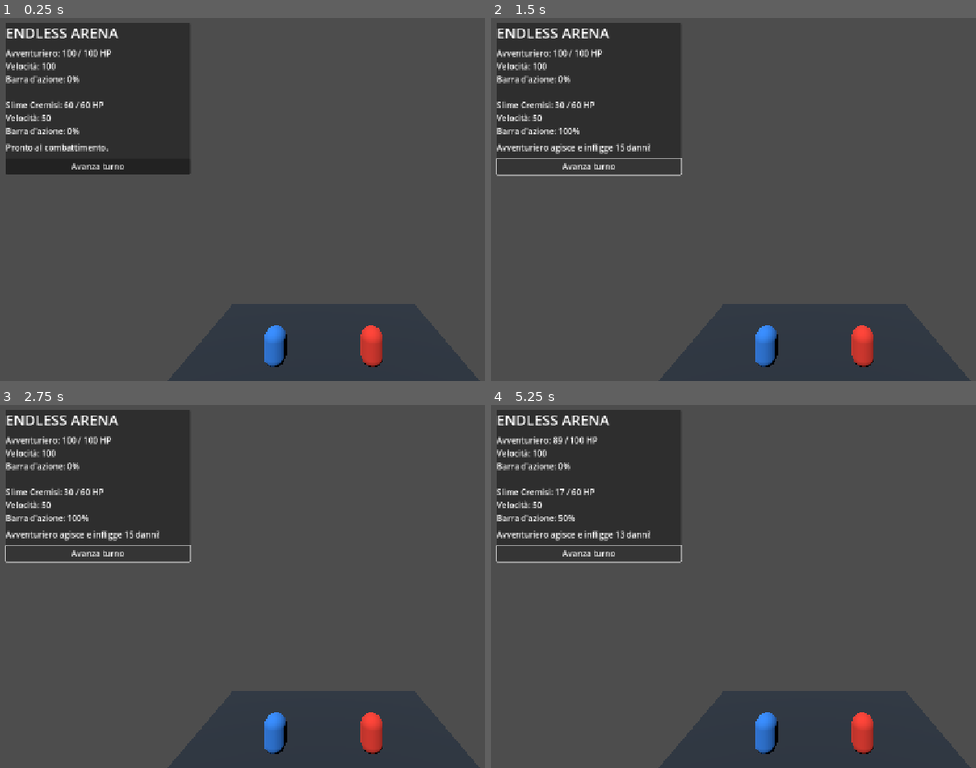
Above: before the commit, frames 1-4 (two rows, left to right).
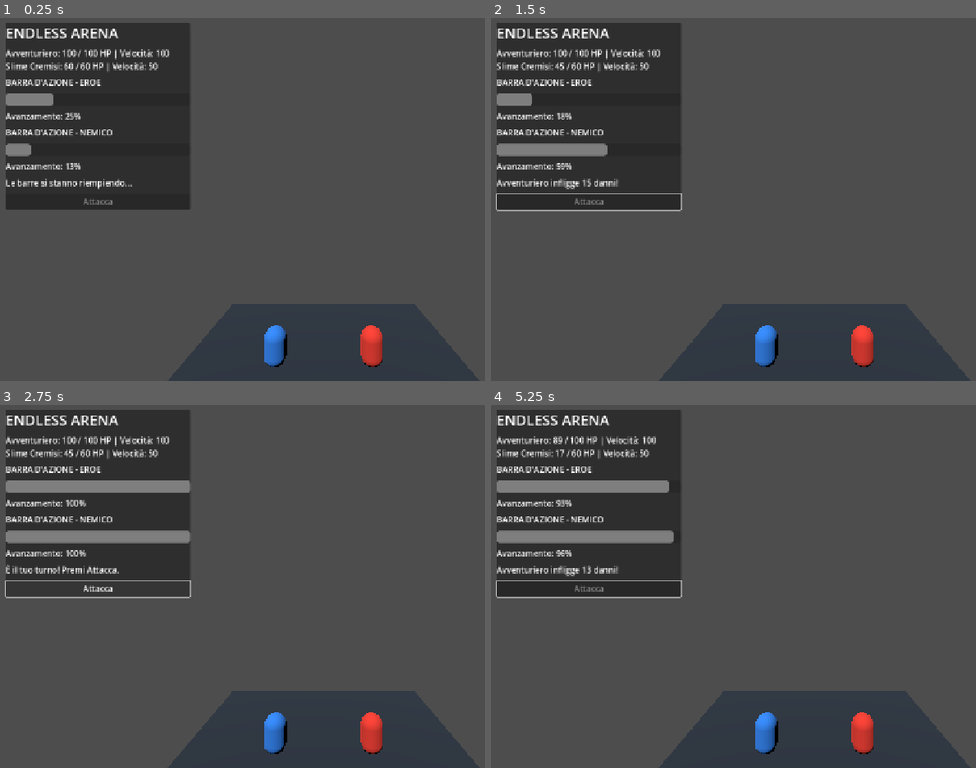
Above: after the commit, the same moments.

Repository: konakona185-gif/Super-spork-K7-school
Game: Godot game, scene res://scenes/main.tscn
The game is run twice, just before and just after one commit, with the same random seed, the same clock (stepped at 60 frames per second) and the same inputs.
Inputs (mouse positions are in pixels of both pictures, inside the frame that each line leads up to):
- Up to frame 1 (0.25 s): no input
- Up to frame 2 (1.5 s): click (588, 166) at 0.5 s, where only the run before the commit has a clickable "Avanza turno"; click "Avanza turno" (after the commit: "Attacca") at 1.25 s
- Up to frame 3 (2.75 s): no input
- Up to frame 4 (5.25 s): click "Avanza turno" (after the commit: "Attacca") at 2.75 s; click "Avanza turno" (after the commit: "Attacca") at 4.25 s

The runs differ from the first frame. In frame 1, 6.0% of the frame differs, in the area x 1-40%, y 8-53%; in frame 2, 6.7%; in frame 3, 6.5%; in frame 4, 7.9%, in the area x 1-40%, y 8-54%.

Commit message:
Update main.gd

Diff:
--- a/scripts/main.gd
+++ b/scripts/main.gd
@@ -9,6 +9,7 @@
 var hero_hp: int = 0
 var enemy_hp: int = 0
 var battle_over: bool = false
+var waiting_for_hero_turn: bool = false
 
 var rng := RandomNumberGenerator.new()
 var combat_manager
@@ -18,6 +19,11 @@
 var attack_button: Button
 var restart_button: Button
 
+var hero_action_bar: ProgressBar
+var enemy_action_bar: ProgressBar
+var hero_bar_label: Label
+var enemy_bar_label: Label
+
 var hero_mesh: MeshInstance3D
 var enemy_mesh: MeshInstance3D
 
@@ -27,6 +33,7 @@
 
 	if not _load_character_data():
 		_show_data_error()
+		set_process(false)
 		return
 
 	_reset_battle()
@@ -35,6 +42,44 @@
 	_update_ui()
 
 
+func _process(delta: float) -> void:
+	if battle_over or waiting_for_hero_turn:
+		return
+
+	var combatants: Array[Dictionary] = combat_manager.get_combatants()
+
+	for fighter in combatants:
+		if not bool(fighter["alive"]):
+			continue
+
+		var current_bar: float = float(fighter["action_bar"])
+		var speed: float = float(fighter["speed"])
+
+		fighter["action_bar"] = minf(
+			100.0,
+			current_bar + speed * delta
+		)
+
+	_update_action_bars()
+
+	var ready_fighter: Dictionary = {}
+
+	for fighter in combatants:
+		if bool(fighter["alive"]) and float(fighter["action_bar"]) >= 100.0:
+			ready_fighter = fighter
+			break
+
+	if ready_fighter.is_empty():
+		return
+
+	if str(ready_fighter["team"]) == "hero":
+		waiting_for_hero_turn = true
+		turn_label.text = "È il tuo turno! Premi Attacca."
+		_update_ui()
+	else:
+		_enemy_turn(ready_fighter)
+
+
 func _load_character_data() -> bool:
 	var file_path := "res://data/characters.json"
 
@@ -49,9 +94,8 @@
 		return false
 
 	var json := JSON.new()
-	var parse_result := json.parse(file.get_as_text())
-
-	if parse_result != OK:
+
+	if json.parse(file.get_as_text()) != OK:
 		push_error("Errore JSON: " + json.get_error_message())
 		return false
 
@@ -73,7 +117,7 @@
 		return false
 
 	for fighter_data in [hero_data, enemy_data]:
-		if not fighter_data.has("name") or not fighter_data.has("id"):
+		if not fighter_data.has("id") or not fighter_data.has("name"):
 			push_error("Mancano nome o ID di un combattente.")
 			return false
 
@@ -93,7 +137,7 @@
 				return false
 
 		if int(stats["hp"]) <= 0:
-			push_error("Gli HP iniziali devono essere maggiori di zero.")
+			push_error("Gli HP devono essere maggiori di zero.")
 			return false
 
 		if int(stats["attack_min"]) < 0:
@@ -115,12 +159,14 @@
 	hero_hp = int(hero_data["stats"]["hp"])
 	enemy_hp = int(enemy_data["stats"]["hp"])
 	battle_over = false
+	waiting_for_hero_turn = false
 
 	combat_manager = CombatManagerScript.new()
 	combat_manager.setup(hero_data, enemy_data)
 
 	if is_instance_valid(attack_button):
-		attack_button.text = "Avanza turno"
+		attack_button.text = "Attacca"
+		attack_button.disabled = true
 
 
 func _show_data_error() -> void:
@@ -203,19 +249,50 @@
 	status_label = Label.new()
 	layout.add_child(status_label)
 
+	var hero_title := Label.new()
+	hero_title.text = "BARRA D'AZIONE - EROE"
+	layout.add_child(hero_title)
+
+	hero_action_bar = ProgressBar.new()
+	hero_action_bar.min_value = 0.0
+	hero_action_bar.max_value = 100.0
+	hero_action_bar.value = 0.0
+	hero_action_bar.show_percentage = false
+	hero_action_bar.custom_minimum_size = Vector2(300, 24)
+	layout.add_child(hero_action_bar)
+
+	hero_bar_label = Label.new()
+	layout.add_child(hero_bar_label)
+
+	var enemy_title := Label.new()
+	enemy_title.text = "BARRA D'AZIONE - NEMICO"
+	layout.add_child(enemy_title)
+
+	enemy_action_bar = ProgressBar.new()
+	enemy_action_bar.min_value = 0.0
+	enemy_action_bar.max_value = 100.0
+	enemy_action_bar.value = 0.0
+	enemy_action_bar.show_percentage = false
+	enemy_action_bar.custom_minimum_size = Vector2(300, 24)
+	layout.add_child(enemy_action_bar)
+
+	enemy_bar_label = Label.new()
+	layout.add_child(enemy_bar_label)
+
 	turn_label = Label.new()
-	turn_label.text = "Pronto al combattimento."
+	turn_label.text = "Le barre si stanno riempiendo..."
 	layout.add_child(turn_label)
 
 	attack_button = Button.new()
-	attack_button.text = "Avanza turno"
+	attack_button.text = "Attacca"
+	attack_button.disabled = true
 	attack_button.pressed.connect(_on_attack_pressed)
 	layout.add_child(attack_button)
 
 	restart_button = Button.new()
 	restart_button.text = "Ricomincia"
+	restart_button.visible = false
 	restart_button.pressed.connect(_on_restart_pressed)
-	restart_button.visible = false
 	layout.add_child(restart_button)
 
 
@@ -226,29 +303,18 @@
 	var hero_stats: Dictionary = hero_data["stats"]
 	var enemy_stats: Dictionary = enemy_data["stats"]
 
-	var hero_bar := 0.0
-	var enemy_bar := 0.0
-
-	for fighter in combat_manager.get_combatants():
-		if str(fighter["team"]) == "hero":
-			hero_bar = float(fighter["action_bar"])
-		elif str(fighter["team"]) == "enemy":
-			enemy_bar = float(fighter["action_bar"])
-
 	status_label.text = (
-		"%s: %d / %d HP\nVelocità: %d\nBarra d'azione: %d%%\n\n" +
-		"%s: %d / %d HP\nVelocità: %d\nBarra d'azione: %d%%"
+		"%s: %d / %d HP | Velocità: %d\n" +
+		"%s: %d / %d HP | Velocità: %d"
 	) % [
 		str(hero_data["name"]),
 		hero_hp,
 		int(hero_stats["hp"]),
 		int(hero_stats["speed"]),
-		int(round(hero_bar)),
 		str(enemy_data["name"]),
 		enemy_hp,
 		int(enemy_stats["hp"]),
-		int(enemy_stats["speed"]),
-		int(round(enemy_bar))
+		int(enemy_stats["speed"])
 	]
 
 	if hero_hp <= 0:
@@ -257,65 +323,88 @@
 		status_label.text += "\n\nVITTORIA!"
 
 	attack_button.visible = not battle_over
+	attack_button.disabled = not waiting_for_hero_turn
 	restart_button.visible = battle_over
 
+	_update_action_bars()
+
+
+func _update_action_bars() -> void:
+	if combat_manager == null:
+		return
+
+	for fighter in combat_manager.get_combatants():
+		var progress: float = float(fighter["action_bar"])
+		var team: String = str(fighter["team"])
+
+		if team == "hero":
+			hero_action_bar.value = progress
+			hero_bar_label.text = "Avanzamento: %d%%" % int(round(progress))
+		elif team == "enemy":
+			enemy_action_bar.value = progress
+			enemy_bar_label.text = "Avanzamento: %d%%" % int(round(progress))
+
 
 func _on_attack_pressed() -> void:
-	if battle_over:
-		return
-
-	var turn: Dictionary = combat_manager.get_next_turn()
-
-	if turn.is_empty():
-		turn_label.text = "Nessun combattente può agire."
-		return
-
-	var is_hero_turn := str(turn["team"]) == "hero"
-	var attacker_data: Dictionary
-	var defender_data: Dictionary
-	var defender_id: String
-	var attacker_name: String
-
-	if is_hero_turn:
-		attacker_data = hero_data
-		defender_data = enemy_data
-		defender_id = str(enemy_data["id"])
-		attacker_name = str(hero_data["name"])
-	else:
-		attacker_data = enemy_data
-		defender_data = hero_data
-		defender_id = str(hero_data["id"])
-		attacker_name = str(enemy_data["name"])
-
-	var attacker_stats: Dictionary = attacker_data["stats"]
-	var damage := rng.randi_range(
-		int(attacker_stats["attack_min"]),
-		int(attacker_stats["attack_max"])
+	if battle_over or not waiting_for_hero_turn:
+		return
+
+	var hero_stats: Dictionary = hero_data["stats"]
+	var damage: int = rng.randi_range(
+		int(hero_stats["attack_min"]),
+		int(hero_stats["attack_max"])
 	)
 
-	if is_hero_turn:
-		enemy_hp = maxi(0, enemy_hp - damage)
-		combat_manager.set_hp(defender_id, enemy_hp)
-	else:
-		hero_hp = maxi(0, hero_hp - damage)
-		combat_manager.set_hp(defender_id, hero_hp)
-
-	turn_label.text = "%s agisce e infligge %d danni!" % [
-		attacker_name,
+	enemy_hp = maxi(0, enemy_hp - damage)
+	combat_manager.set_hp(str(enemy_data["id"]), enemy_hp)
+
+	turn_label.text = "%s infligge %d danni!" % [
+		str(hero_data["name"]),
 		damage
 	]
 
+	waiting_for_hero_turn = false
+	_reset_action_bar("hero")
+
+	if enemy_hp <= 0:
+		battle_over = true
+		turn_label.text += "\nVittoria! Il nemico è stato sconfitto."
+
+	_update_ui()
+
+
+func _enemy_turn(_fighter: Dictionary) -> void:
+	var enemy_stats: Dictionary = enemy_data["stats"]
+	var damage: int = rng.randi_range(
+		int(enemy_stats["attack_min"]),
+		int(enemy_stats["attack_max"])
+	)
+
+	hero_hp = maxi(0, hero_hp - damage)
+	combat_manager.set_hp(str(hero_data["id"]), hero_hp)
+
+	turn_label.text = "%s infligge %d danni!" % [
+		str(enemy_data["name"]),
+		damage
+	]
+
+	_reset_action_bar("enemy")
+
 	if hero_hp <= 0:
 		battle_over = true
-		turn_label.text += "\nIl tuo eroe è stato sconfitto!"
-	elif enemy_hp <= 0:
-		battle_over = true
-		turn_label.text += "\nIl nemico è stato sconfitto!"
+		turn_label.text += "\nSconfitta! Il tuo eroe è stato sconfitto."
 
 	_update_ui()
+
+
+func _reset_action_bar(team: String) -> void:
+	for fighter in combat_manager.get_combatants():
+		if str(fighter["team"]) == team:
+			fighter["action_bar"] = 0.0
+			return
 
 
 func _on_restart_pressed() -> void:
 	_reset_battle()
-	turn_label.text = "Nuovo combattimento!"
+	turn_label.text = "Le barre si stanno riempiendo..."
 	_update_ui()
